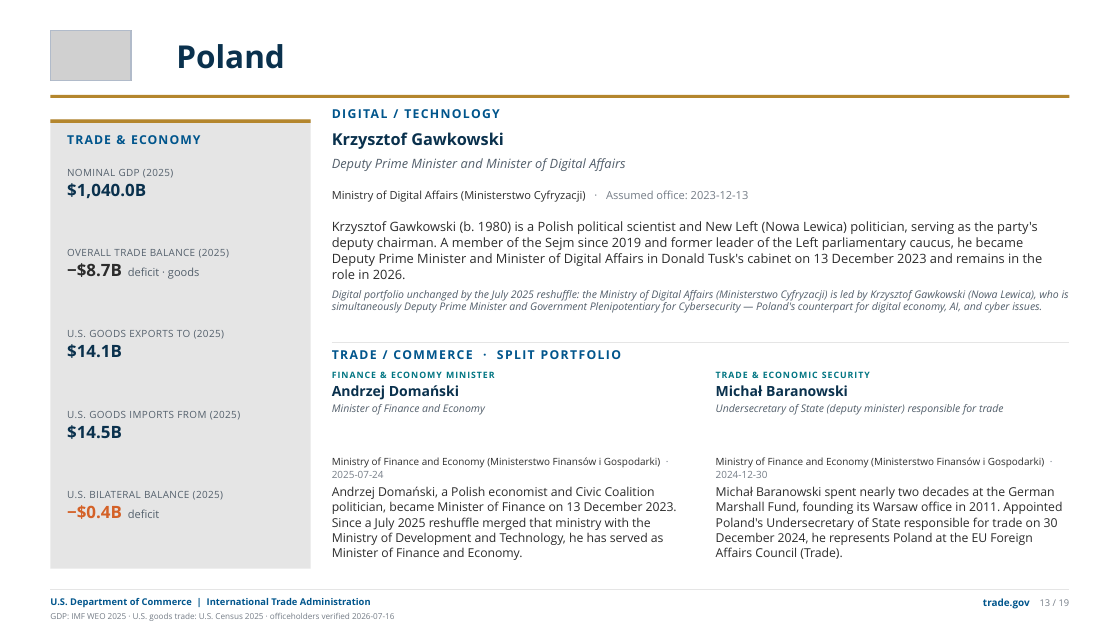
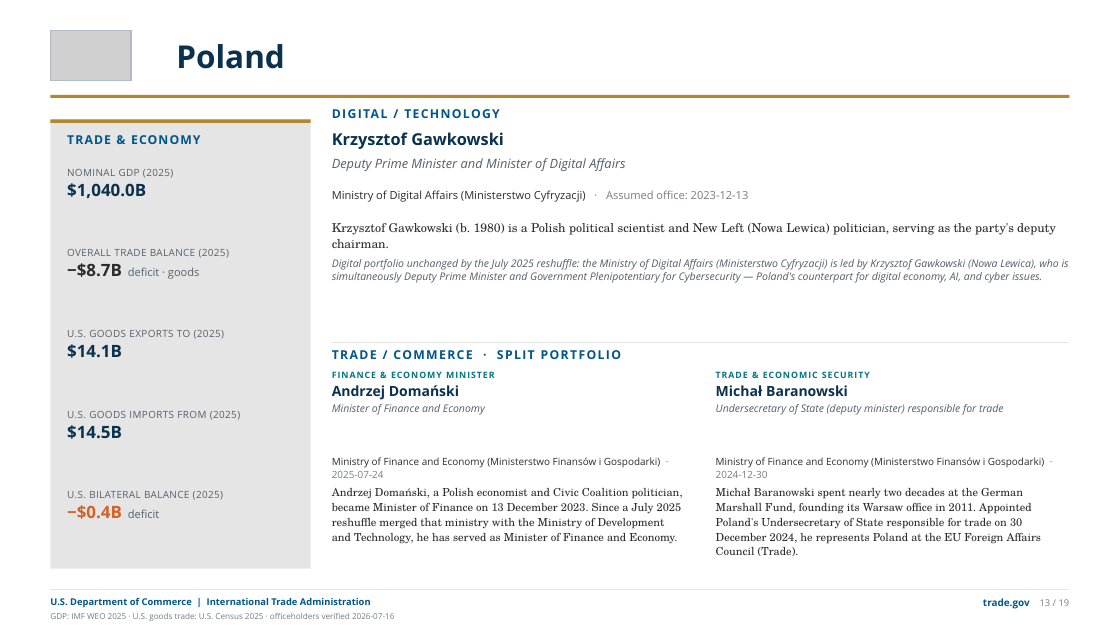
Before and after one commit to jsilbs18-cloud/Photo, a slide deck: slide 17 of output/g20-ministers-trade-deck.pptx. Drawn at 1120x630 pixels with LibreOffice and Linux fonts; fonts in the diff are those of the drawing; grey boxes stand for pictures. Boxes give left, top, right and bottom in pixels: in the first picture for what was removed or moved away, otherwise in the second. Text is boxed around its words. In the diff, an @@ line names an element or a change of style, - is before the commit and + after.

```diff
--- a/output/g20-ministers-trade-deck.pptx
+++ b/output/g20-ministers-trade-deck.pptx
@@ text at [332,223,1056,248]: text changed; size 11 to 10.5 pt; font Open Sans to TeX Gyre Schola @@
-Krzysztof Gawkowski (b. 1980) is a Polish political scientist and New Left (Nowa Lewica) politician, serving as the party's deputy chairman. A member of the Sejm since 2019 and former leader of the Left parliamentary caucus, he became Deputy Prime Minister and Minister of Digital Affairs in Donald Tusk's cabinet on 13 December 2023 and remains in the role in 2026.
+Krzysztof Gawkowski (b. 1980) is a Polish political scientist and New Left (Nowa Lewica) politician, serving as the party's deputy chairman.
@@ text "Andrzej Domański, a Polish economist ..." at [332,488,683,544]: size 10.5 to 9.5 pt, font Open Sans to TeX Gyre Schola; line spacing 1.04 to 1.12 @@
@@ text "Michał Baranowski spent nearly two ..." at [716,488,1042,556]: size 10.5 to 9.5 pt, font Open Sans to TeX Gyre Schola; line spacing 1.04 to 1.12 @@
```
Also in this commit, not shown: 21 other slides changed, 13 other files.
